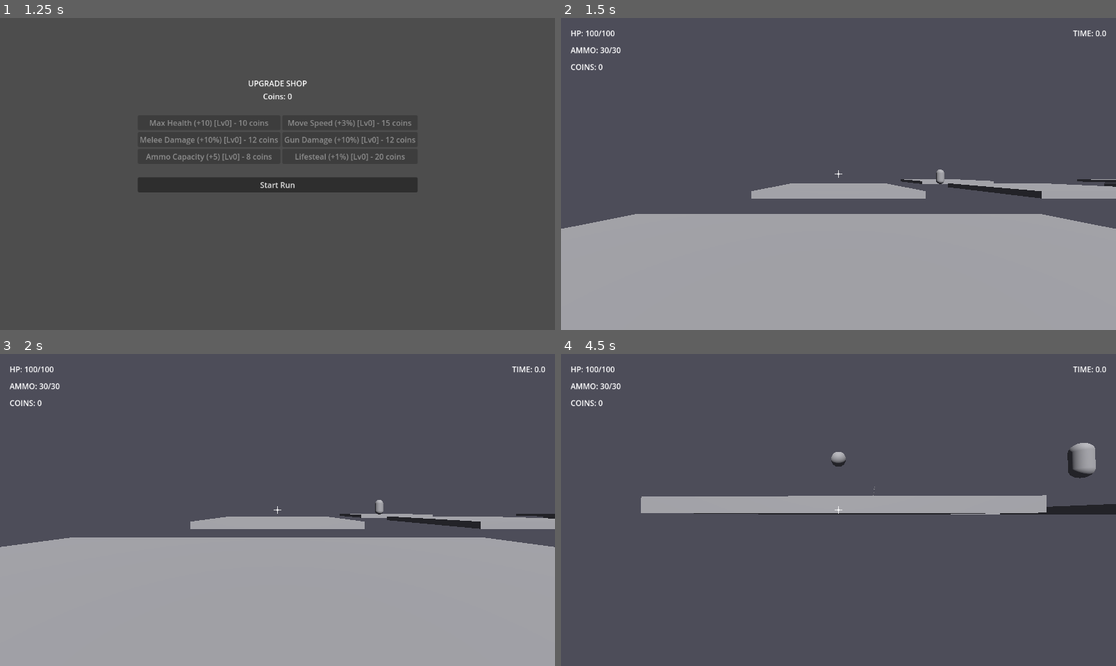
Above: before the commit, frames 1-4 (two rows, left to right).
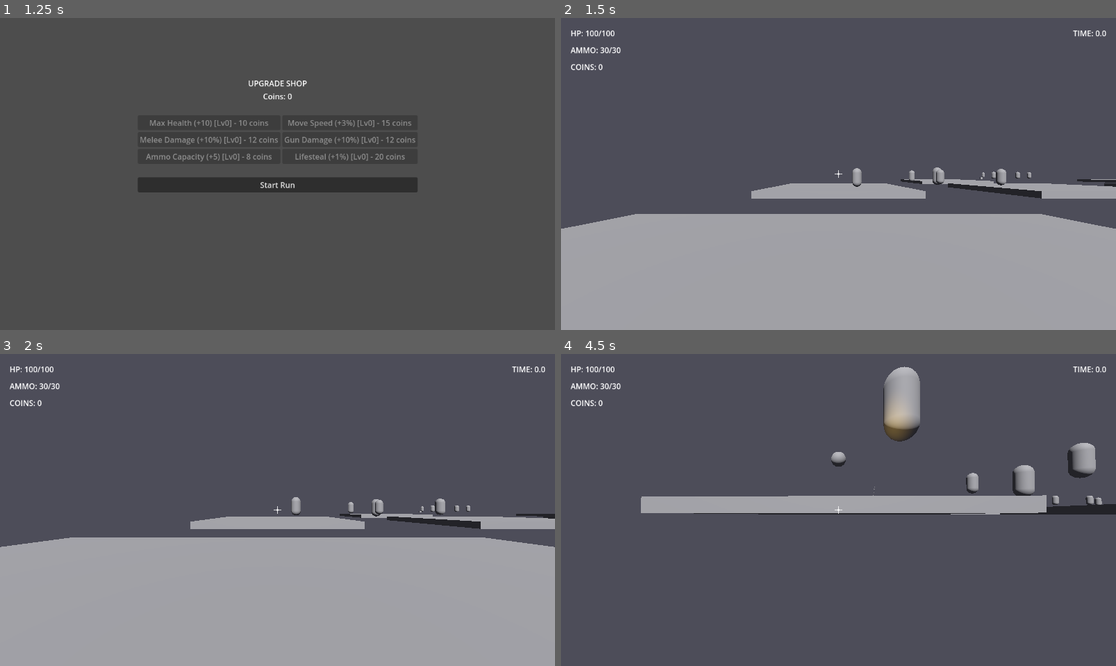
Above: after the commit, the same moments.

Repository: mandlj92/dungeonrunner
Game: Godot game, scene res://scenes/main.tscn
The game is run twice, just before and just after one commit, with the same random seed, the same clock (stepped at 60 frames per second) and the same inputs.
Inputs (mouse positions are in pixels of both pictures, inside the frame that each line leads up to):
- Up to frame 1 (1.25 s): click "New Game" at 0.5 s
- Up to frame 2 (1.5 s): click "Start Run" at 1.25 s
- Up to frame 3 (2 s): no input
- Up to frame 4 (4.5 s): tap Enter at 2 s; move the mouse to (866, 510) at 2.02 s; press the mouse at (866, 510) at 2.03 s; hold W (move_forward) from 2.03 s (still down); tap Space (jump) at 2.27, 3.02 s; move the mouse to (810, 510) at 2.77 s; release the mouse at (810, 510) at 2.78 s; tap E (melee) at 2.85 s; move the mouse to (849, 503) at 3.52 s; hold Shift (sprint) 3.53-4.28 s; move the mouse to (832, 516) at 4.27 s; click (832, 516) at 4.35 s

Frame 1 is identical in both runs. In frame 2, 0.3% of the frame differs, in the area x 52-85%, y 47-55%; in frame 3, 0.3%; in frame 4, 1.9%, in the area x 58-98%, y 4-49%.
Error before the commit: Parse Error: Cannot infer the type of "shape" variable because the value doesn't have a set type. (res://scripts/enemies/enemy.gd:61)

Commit message:
Fix type inference errors in enemy.gd
- Added explicit Shape3D type to 'shape' variable
- Added explicit Vector3 type to 'ext' variable
- Follows RULES.md Section 3.1: strict typing requirement

🤖 Generated with [Claude Code](https://claude.com/claude-code)

Co-Authored-By: Claude Sonnet 4.5 <noreply@anthropic.com>

Diff:
--- a/scripts/enemies/enemy.gd
+++ b/scripts/enemies/enemy.gd
@@ -58,12 +58,12 @@
 			print("[Enemy]", name, "NavAgent radius:", agent.radius, "height:", agent.height)
 
 	if agent and $CollisionShape3D and $CollisionShape3D.shape:
-		var shape := $CollisionShape3D.shape
+		var shape: Shape3D = $CollisionShape3D.shape
 		if shape is CapsuleShape3D:
 			agent.radius = shape.radius
 			agent.height = shape.height
 		elif shape is BoxShape3D:
-			var ext := shape.size
+			var ext: Vector3 = shape.size
 			agent.radius = max(ext.x, ext.z)
 			agent.height = ext.y * 2.0
 		agent.max_speed = speed
